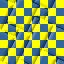
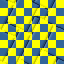
Revision of a layered 64px x 64px image; what changed, layer by layer:
pixels changed over [0, 0, 64, 64] (layer not identified)
